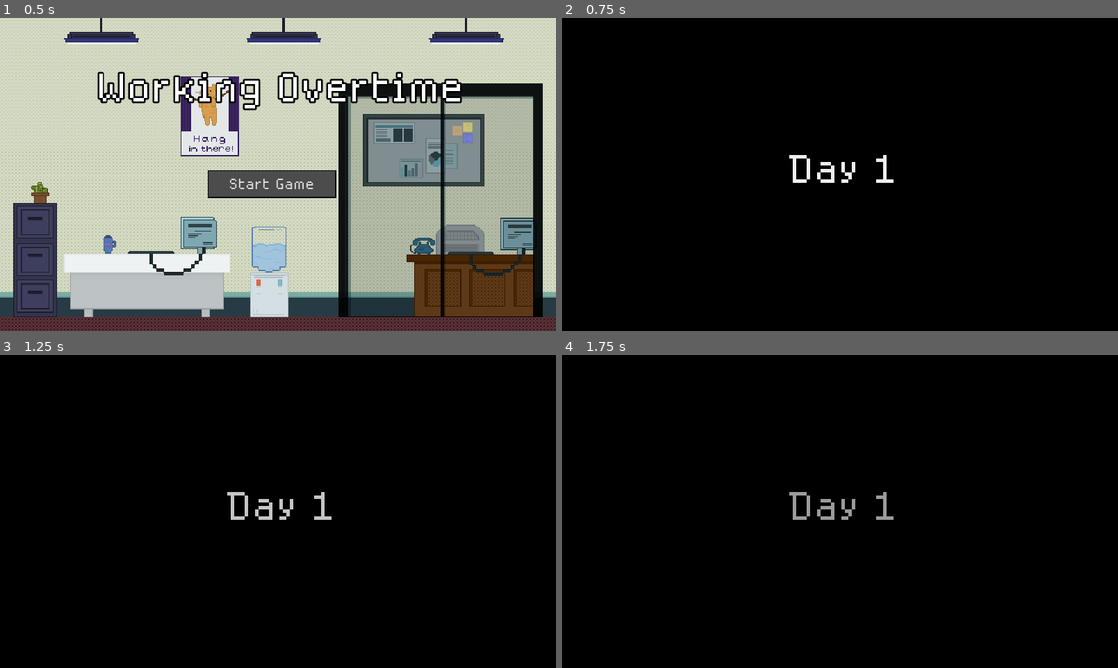
Above: before the commit, frames 1-4 (two rows, left to right).
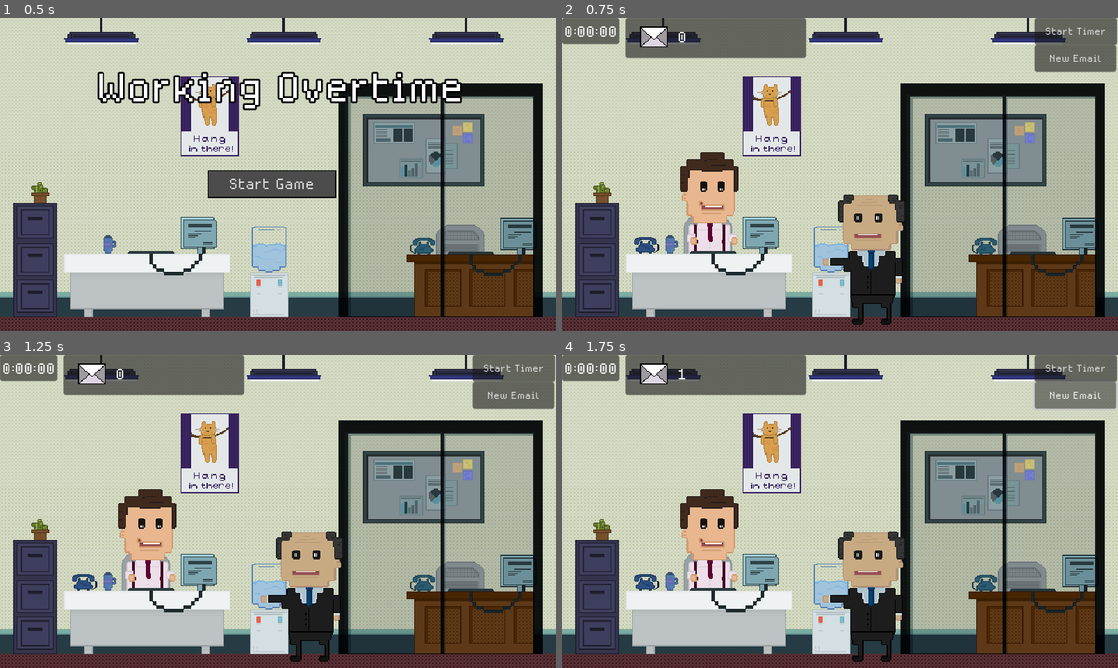
Above: after the commit, the same moments.

Repository: kelleralex04/Brackey-s-Game-Jam
Game: Godot game, scene res://Scenes/title.tscn
Same seed, same stepped clock (60 frames per second), same inputs: the game is played once before the commit and once after it.
Inputs:
- Up to frame 1 (0.5 s): no input
- Up to frame 2 (0.75 s): click "Start Game" at 0.5 s
- Up to frame 3 (1.25 s): no input
- Up to frame 4 (1.75 s): click "New Email" at 1.25 s

Frame 1 is identical in both runs. In frame 2, 96% of the frame differs, in the area x 0-100%, y 0-100%; in frame 3, 96%; in frame 4, 96%.

Commit message:
adds fix for email to focus during tutorial

Diff:
--- a/Scenes/main.gd
+++ b/Scenes/main.gd
@@ -250,7 +250,7 @@
 	['Oh uh yes sir, I\'ll get right on it.', 0],
 	'email',
 ]
-@onready var event_index := 15
+@onready var event_index := 0
 @onready var speakers = [player_speech_label, boss_speech_label]
 @onready var tutorial_index := 0
 #@onready var tutorial := false
@@ -258,7 +258,7 @@
 #Other tasks: order lunch, hand out lunch
 
 func _ready() -> void:
-	open_close([blocker, day_label], true)
+	#open_close([blocker, day_label], true)
 	var line_edit = hour_picker.get_line_edit()
 	line_edit.context_menu_enabled = false
 	line_edit = minute_picker.get_line_edit()
@@ -284,16 +284,16 @@
 
 	populate_list(all_names)
 
-	var tween1 = get_tree().create_tween()
-	tween1.tween_property(day_label, "modulate:a", 0, 3)
-	await get_tree().create_timer(2.0).timeout
-	var tween2 = get_tree().create_tween()
-	tween2.tween_property(blocker, "modulate:a", 0, 3)
-	await get_tree().create_timer(2.0).timeout
-	day_label.visible = false
-	boss_speech.visible = true
-	skip_typewriter = false
-	boss_speak('Hey there, I had heard we had a new hire! Hope you\'re enjoying your first day at DigiTech Innovative Solutions Incorporated.')
+	#var tween1 = get_tree().create_tween()
+	#tween1.tween_property(day_label, "modulate:a", 0, 3)
+	#await get_tree().create_timer(2.0).timeout
+	#var tween2 = get_tree().create_tween()
+	#tween2.tween_property(blocker, "modulate:a", 0, 3)
+	#await get_tree().create_timer(2.0).timeout
+	#day_label.visible = false
+	#boss_speech.visible = true
+	#skip_typewriter = false
+	#boss_speak('Hey there, I had heard we had a new hire! Hope you\'re enjoying your first day at DigiTech Innovative Solutions Incorporated.')
 
 func _process(delta: float) -> void:
 	var remaining_time = timer.time_left
@@ -341,6 +341,7 @@
 	elif tutorial_index == 3:
 		pointer_3.visible = false
 		_on_email_icon_clicked()
+		email_to.release_focus()
 		$TutorialPanel3.visible = true
 		tutorial_index += 1
 	elif tutorial_index == 4:
Not shown, changed: Assets/Audio/office-ambience-24734.mp3.import
